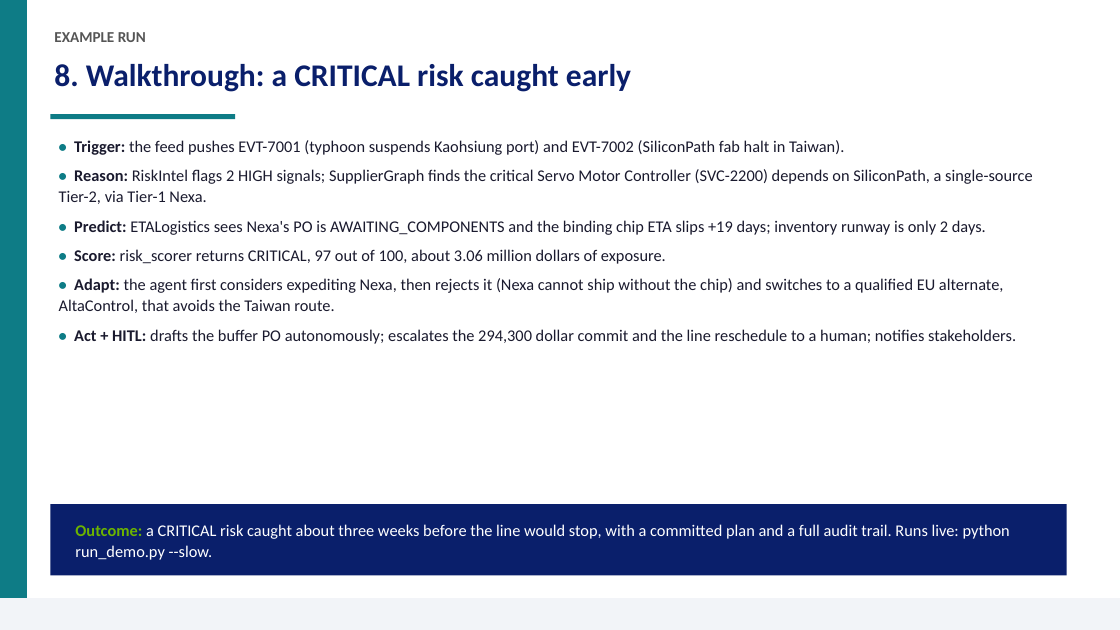
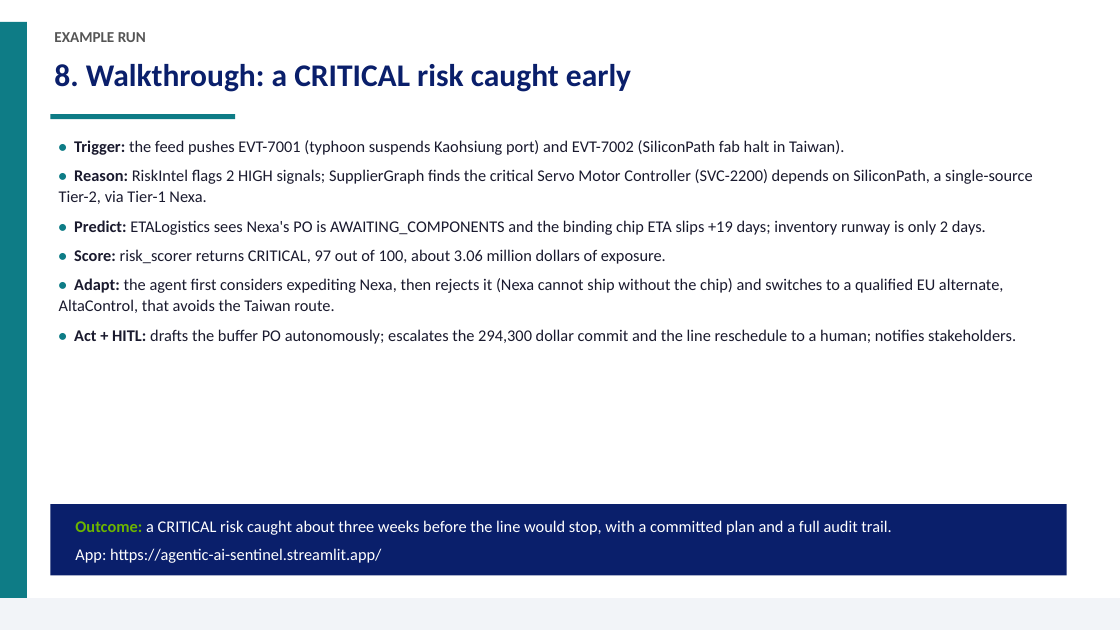
Before and after one commit to GillesHam/Agentic-AI-Project, a slide deck: slide 9 of presentation/Supply_Chain_Sentinel_Design.pptx. Drawn at 1120x630 pixels with LibreOffice and Linux fonts; fonts in the diff are those of the drawing. Boxes give left, top, right and bottom in pixels: in the first picture for what was removed or moved away, otherwise in the second. Text is boxed around its words. In the diff, an @@ line names an element or a change of style, - is before the commit and + after.

Commit message:
Added deployed app URL to presentation

```diff
--- a/presentation/Supply_Chain_Sentinel_Design.pptx
+++ b/presentation/Supply_Chain_Sentinel_Design.pptx
@@ rectangle: place and size @@
-rectangle at [0, 0, 27, 630]
+rectangle at [0, 22, 27, 630]
@@ text at [75, 520, 891, 563]: text changed @@
-Outcome: a CRITICAL risk caught about three weeks before the line would stop, with a committed plan and a full audit trail. Runs live: python run_demo.py --slow.
+Outcome: a CRITICAL risk caught about three weeks before the line would stop, with a committed plan and a full audit trail.
+App: https://agentic-ai-sentinel.streamlit.app/
```
